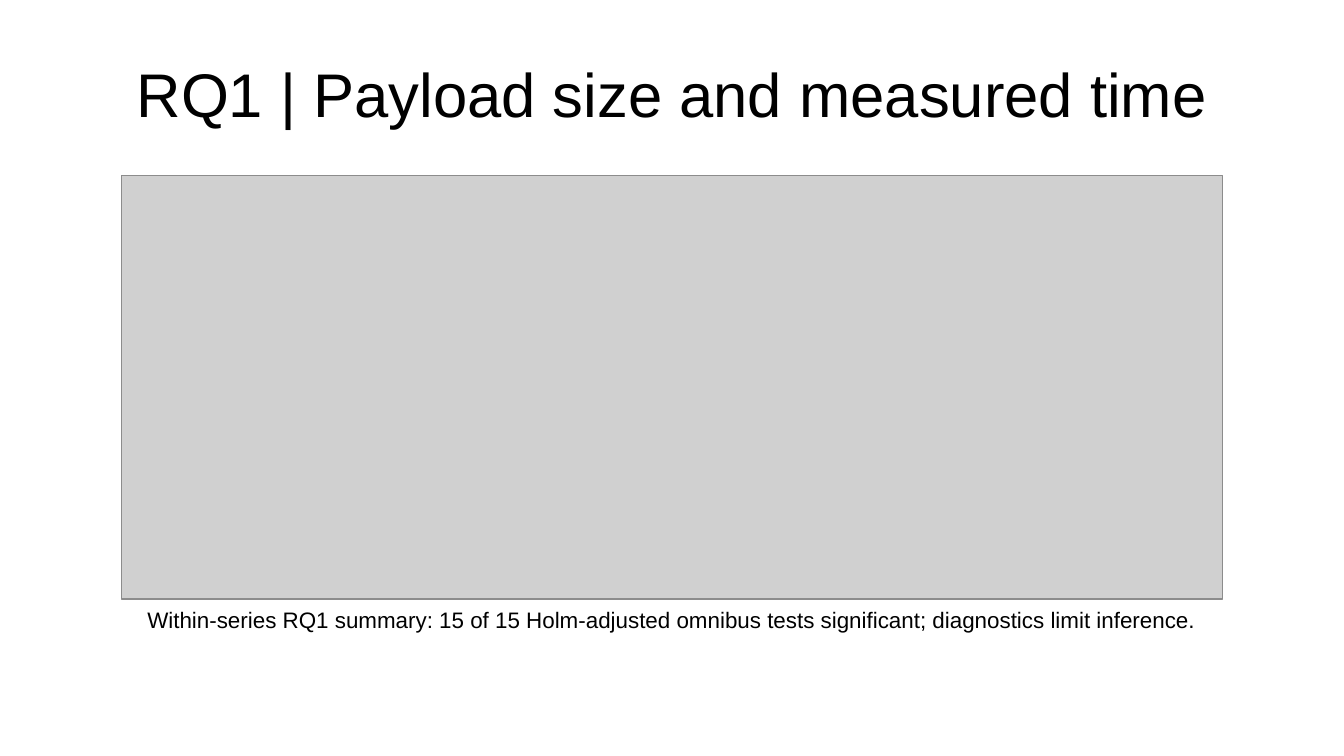
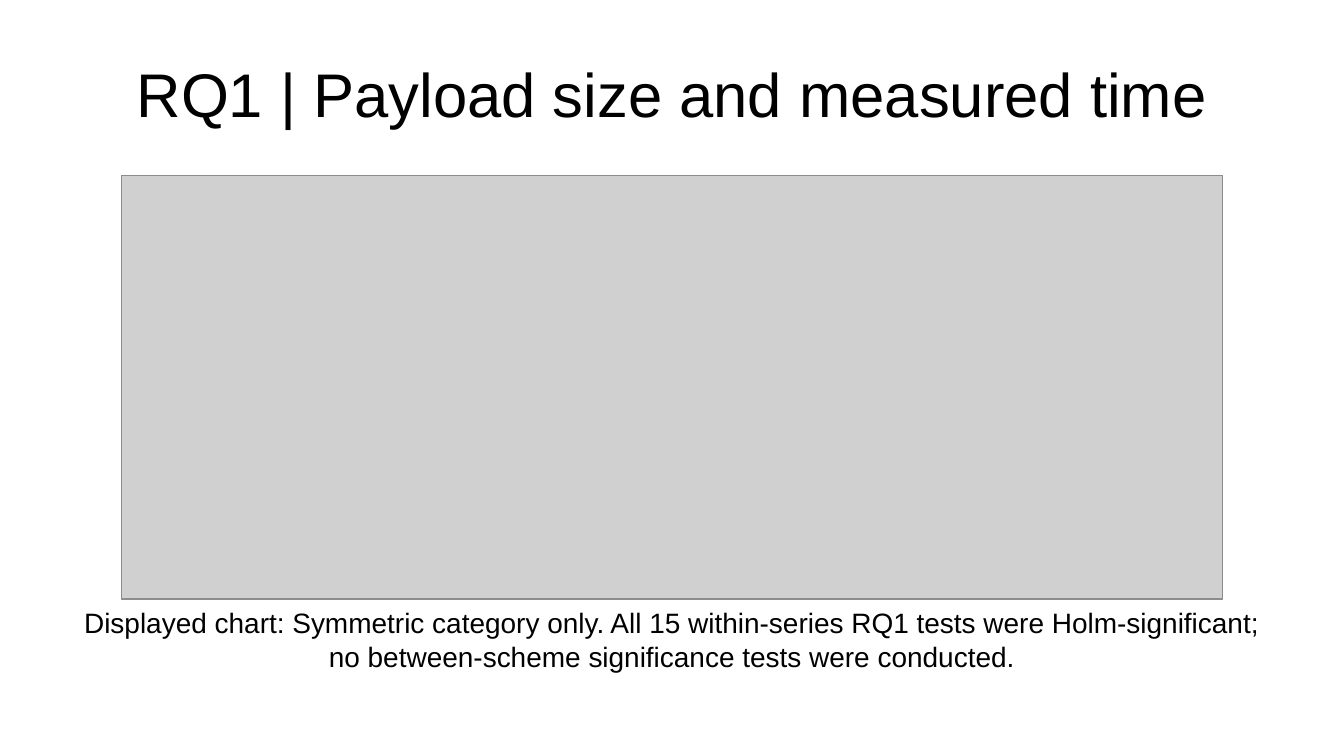
Before and after one commit to dat-nix/COSC2539-COSC2716-Assignment1, a slide deck: slide 6 of demo/presentation.pptx. Drawn at 1344x756 pixels with LibreOffice and Linux fonts; fonts in the diff are those of the drawing; grey boxes stand for pictures. Boxes give left, top, right and bottom in pixels: in the first picture for what was removed or moved away, otherwise in the second. Text is boxed around its words. In the diff, an @@ line names an element or a change of style, - is before the commit and + after.

```diff
--- a/demo/presentation.pptx
+++ b/demo/presentation.pptx
@@ text at [84, 612, 1259, 672]: text changed; size 12 to 15 pt @@
-Within-series RQ1 summary: 15 of 15 Holm-adjusted omnibus tests significant; diagnostics limit inference.
+Displayed chart: Symmetric category only. All 15 within-series RQ1 tests were Holm-significant; no between-scheme significance tests were conducted.
```
Also in this commit, not shown: 6 other slides changed, 9 other files.
